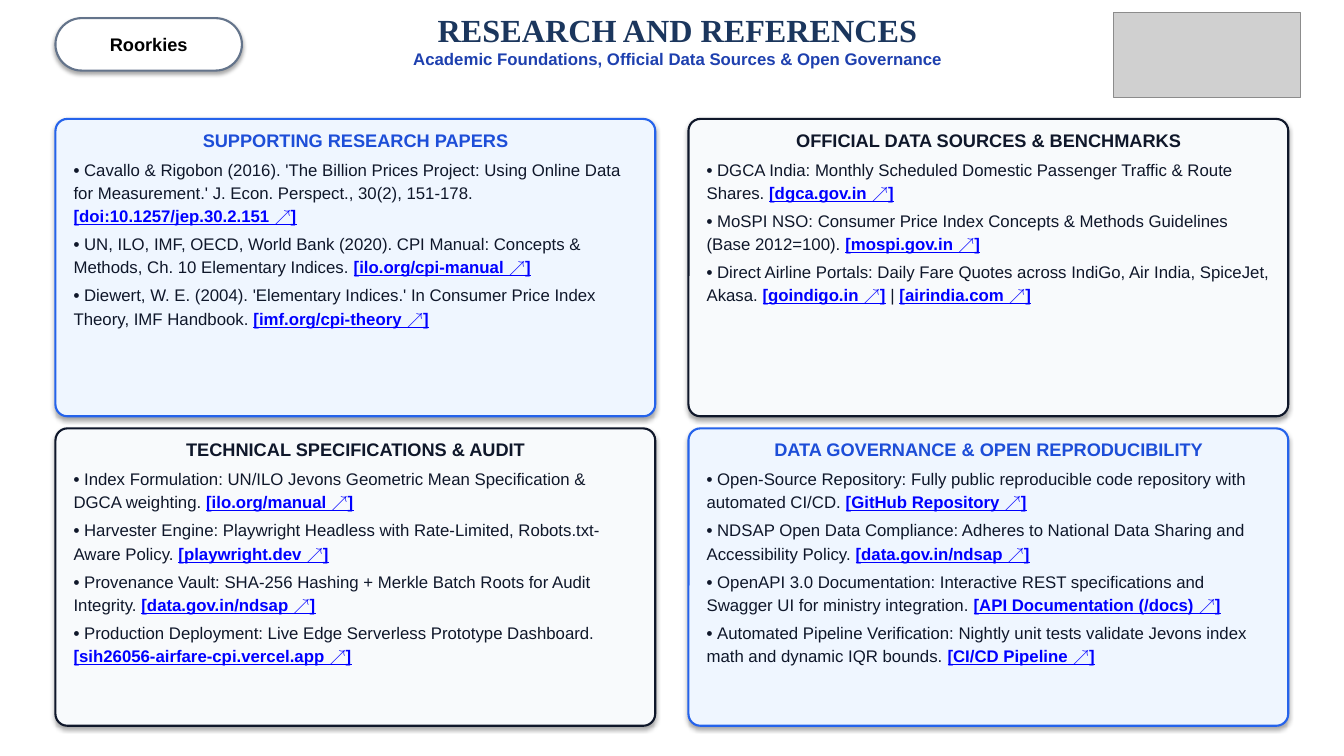
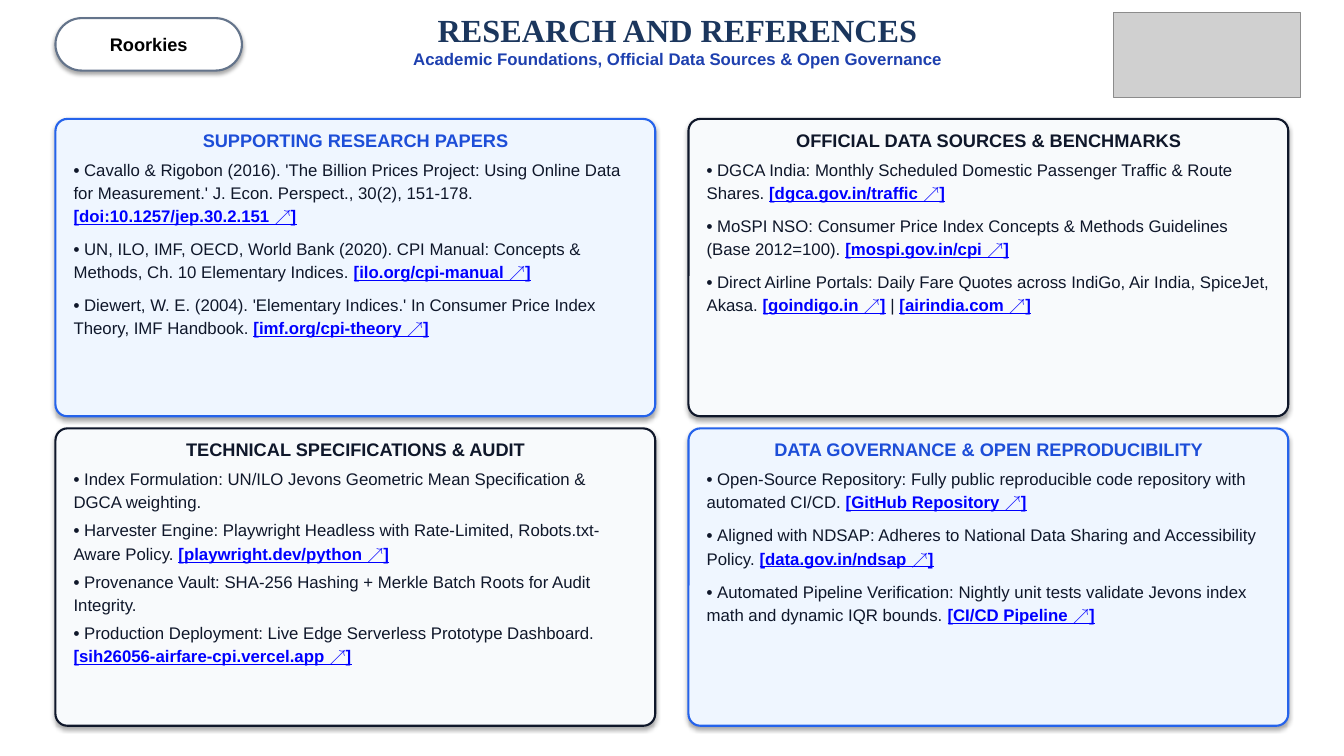
Before and after one commit to oshshivish-tech/sih26056_airfare_cpi, a slide deck: slide 6 of public/AirIntel_India_SIH26056_Presentation.pptx. Drawn at 1344x756 pixels with LibreOffice and Linux fonts; fonts in the diff are those of the drawing; grey boxes stand for pictures. Boxes give left, top, right and bottom in pixels: in the first picture for what was removed or moved away, otherwise in the second. Text is boxed around its words. In the diff, an @@ line names an element or a change of style, - is before the commit and + after.

Commit message:
fix(presentation): apply exact text edits across all slides per audit checklist

```diff
--- a/public/AirIntel_India_SIH26056_Presentation.pptx
+++ b/public/AirIntel_India_SIH26056_Presentation.pptx
@@ text at box(74, 164, 620, 338): more space between paragraphs @@
@@ text at box(707, 164, 1232, 259): text changed @@
-• DGCA India: Monthly Scheduled Domestic Passenger Traffic & Route Shares. [dgca.gov.in ↗]
-• MoSPI NSO: Consumer Price Index Concepts & Methods Guidelines (Base 2012=100). [mospi.gov.in ↗]
+• DGCA India: Monthly Scheduled Domestic Passenger Traffic & Route Shares. [dgca.gov.in/traffic ↗]
+• MoSPI NSO: Consumer Price Index Concepts & Methods Guidelines (Base 2012=100). [mospi.gov.in/cpi ↗]
@@ text at box(707, 276, 1269, 315): more space between paragraphs @@
@@ text at box(74, 473, 599, 615): text changed @@
-• Index Formulation: UN/ILO Jevons Geometric Mean Specification & DGCA weighting. [ilo.org/manual ↗]
-• Harvester Engine: Playwright Headless with Rate-Limited, Robots.txt-Aware Policy. [playwright.dev ↗]
-• Provenance Vault: SHA-256 Hashing + Merkle Batch Roots for Audit Integrity. [data.gov.in/ndsap ↗]
+• Index Formulation: UN/ILO Jevons Geometric Mean Specification & DGCA weighting.
+• Harvester Engine: Playwright Headless with Rate-Limited, Robots.txt-Aware Policy. [playwright.dev/python ↗]
+• Provenance Vault: SHA-256 Hashing + Merkle Batch Roots for Audit Integrity.
@@ text at box(707, 473, 1246, 625): more space between paragraphs @@
@@ text at box(707, 529, 1256, 569): text changed @@
-• NDSAP Open Data Compliance: Adheres to National Data Sharing and Accessibility Policy. [data.gov.in/ndsap ↗]
-• OpenAPI 3.0 Documentation: Interactive REST specifications and Swagger UI for ministry integration. [API Documentation (/docs) ↗]
+• Aligned with NDSAP: Adheres to National Data Sharing and Accessibility Policy. [data.gov.in/ndsap ↗]
```
Also in this commit, not shown: 5 other slides changed, 8 other files.
